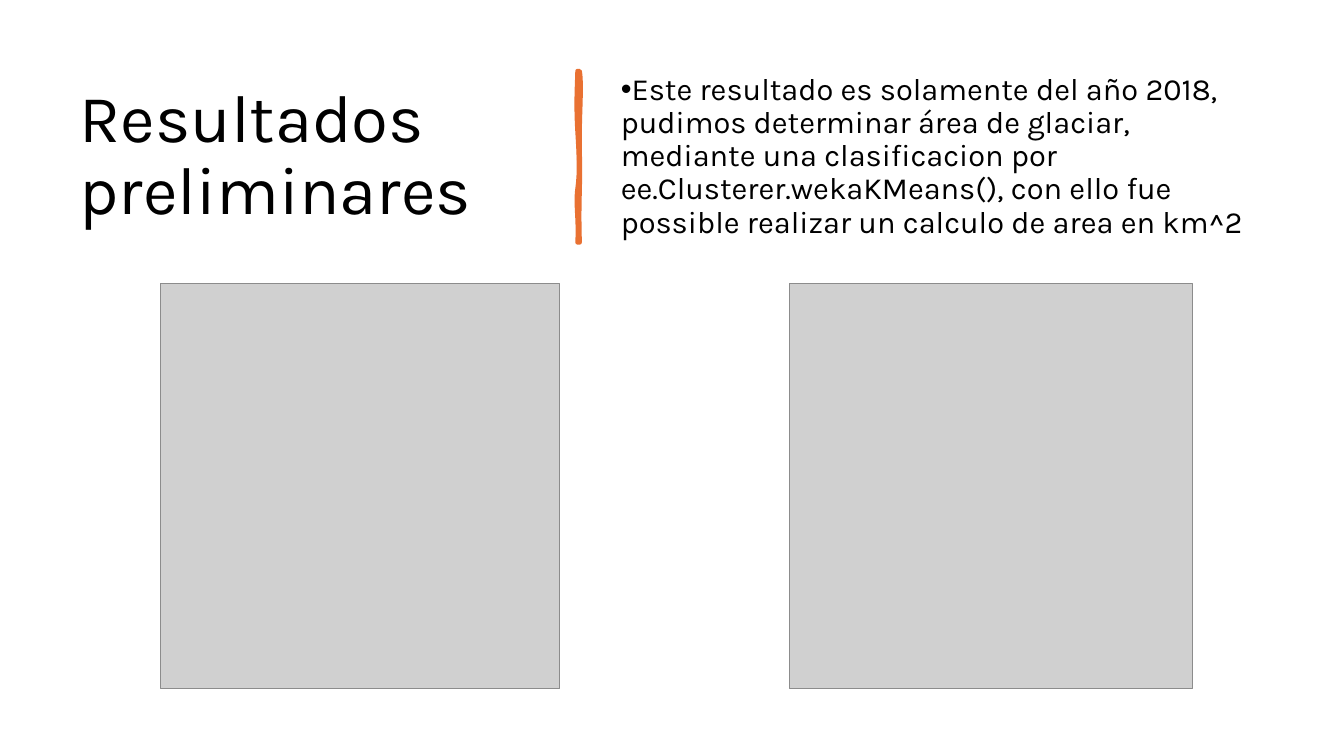
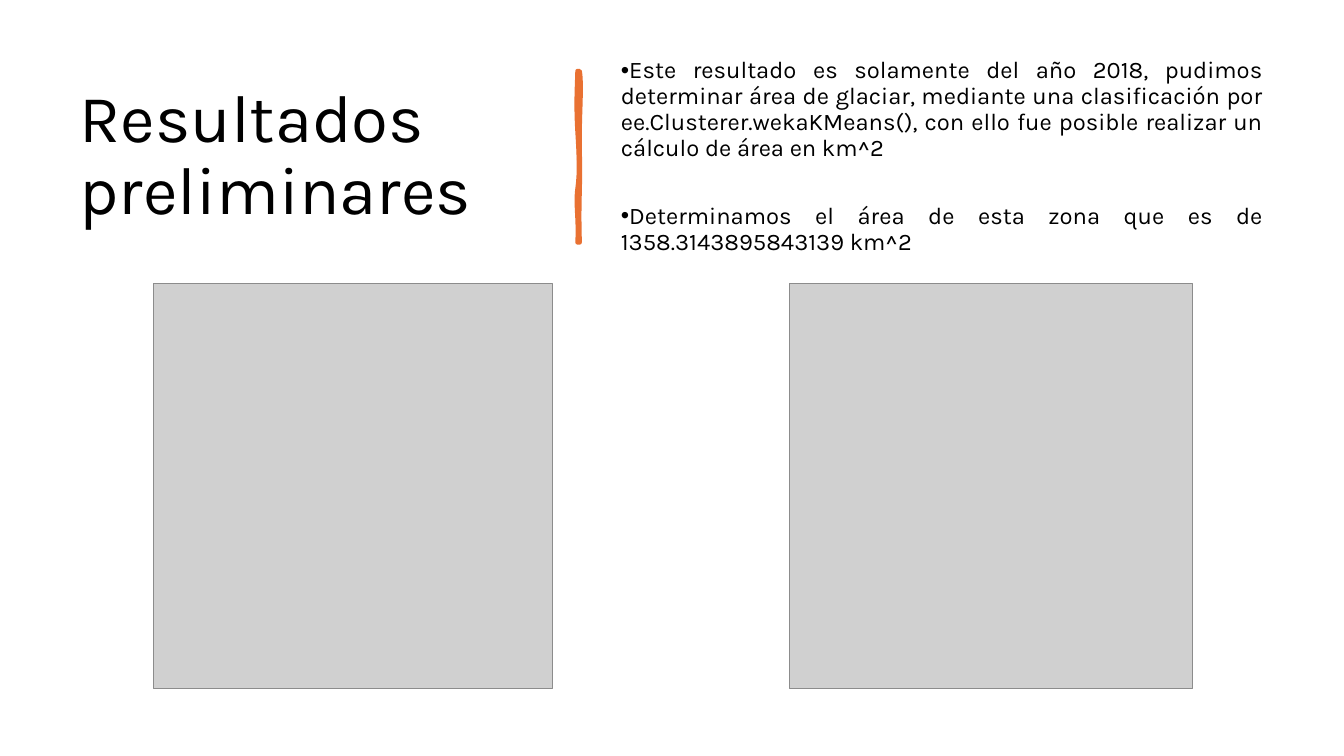
Before and after one commit to Benjaminsantander/Proyecto-GeoEspacial, a slide deck: slide 6 of Entrega 1/Ppt/Template P E1.pptx (slide 5 before the commit). Drawn at 1344x756 pixels with LibreOffice and Linux fonts; fonts in the diff are those of the drawing; grey boxes stand for pictures. Boxes give left, top, right and bottom in pixels: in the first picture for what was removed or moved away, otherwise in the second. Text is boxed around its words. In the diff, an @@ line names an element or a change of style, - is before the commit and + after.

```diff
--- a/Entrega 1/Ppt/Template P E1.pptx
+++ b/Entrega 1/Ppt/Template P E1.pptx
@@ text at (x1=621, y1=61, x2=1263, y2=251): text changed; size 22 to 17 pt @@
-• Este resultado es solamente del año 2018, pudimos determinar área de glaciar, mediante una clasificacion por ee.Clusterer.wekaKMeans(), con ello fue possible realizar un calculo de area en km^2
+• Este resultado es solamente del año 2018, pudimos determinar área de glaciar, mediante una clasificación por ee.Clusterer.wekaKMeans(), con ello fue posible realizar un cálculo de área en km^2
+• Determinamos el área de esta zona que es de 1358.3143895843139 km^2
@@ picture moved from (x1=160, y1=283, x2=560, y2=689) to (x1=153, y1=283, x2=553, y2=689) @@
```
Also in this commit, not shown: 4 other slides changed, 1 slide added, 2 other files.
